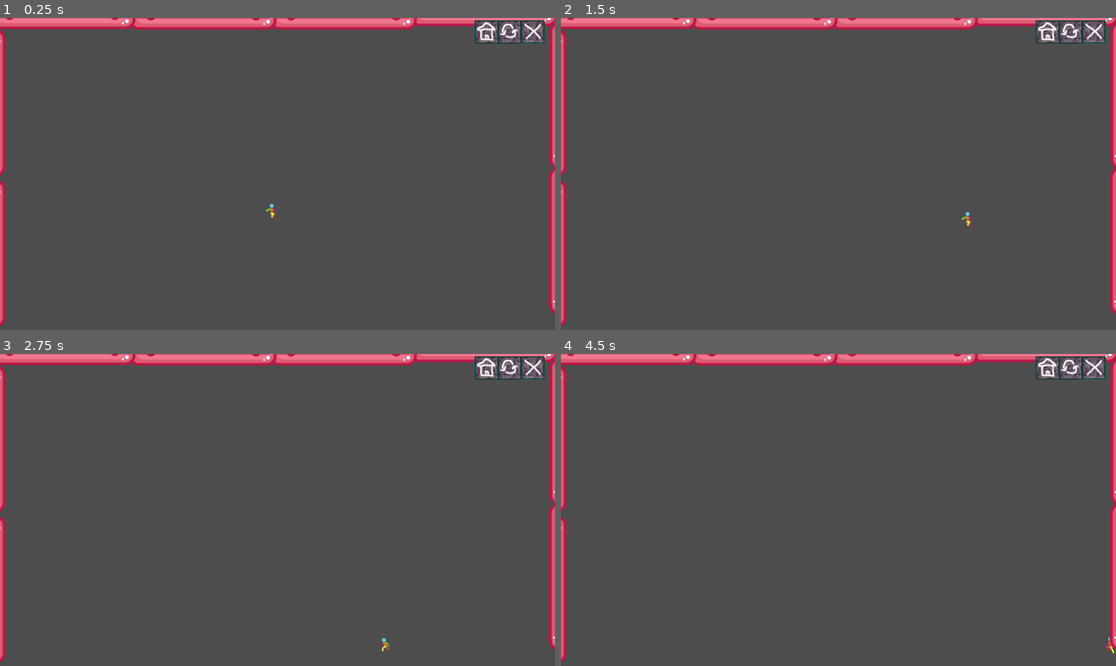
Above: before the commit, frames 1-4 (two rows, left to right).
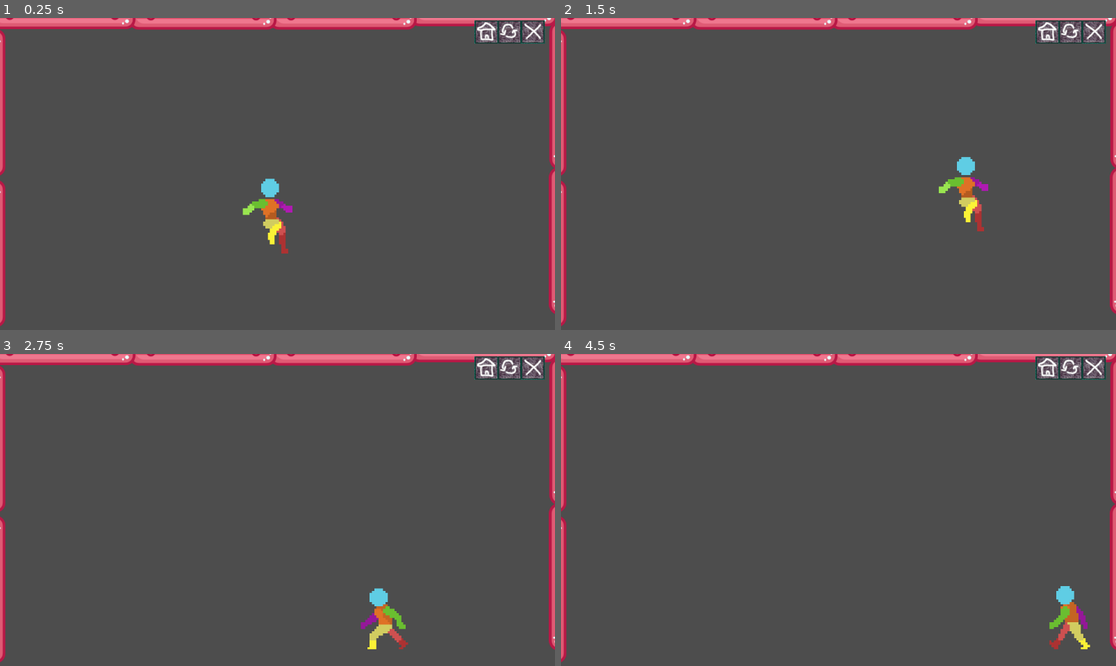
Above: after the commit, the same moments.

Repository: StevenPartridge/godot-learning
Game: Godot game, scene res://MannysWorld/MannysWorld.tscn
Two runs of this game, one before a commit and one after it. Both use one fixed random seed, a clock stepped at 60 frames per second and the inputs below. This scene is started directly instead of the project's main scene.
Inputs (mouse positions are in pixels of both pictures, inside the frame that each line leads up to):
- Up to frame 1 (0.25 s): no input
- Up to frame 2 (1.5 s): move the mouse to (960, 158) at 0.52 s; hold S (Crouch) 0.53-1.28 s; hold Right (MoveRight) from 0.53 s (still down); tap Space (Jump) at 0.77 s; move the mouse to (727, 189) at 1.27 s; tap Down (GroundPound) at 1.35 s
- Up to frame 3 (2.75 s): tap Space (Jump) at 1.52 s; move the mouse to (333, 441) at 2.02 s; release Right (MoveRight) at 2.03 s; hold A (MoveLeft) from 2.03 s (still down); hold Shift (Sprint) from 2.03 s (still down)
- Up to frame 4 (4.5 s): move the mouse to (810, 572) at 2.77 s; release A (MoveLeft) at 2.78 s; release Shift (Sprint) at 2.78 s; hold Right (MoveRight) 2.78-4.28 s; click (810, 572) at 2.85 s; tap Space (Jump) at 3.02, 3.77 s; move the mouse to (1005, 556) at 3.52 s; hold S (Crouch) 3.53-4.28 s; move the mouse to (672, 463) at 4.27 s; hold A (MoveLeft) from 4.28 s (still down); tap Down (GroundPound) at 4.35 s

The runs differ from the first frame. In frame 1, 0.8% of the frame differs, in the area x 43-53%, y 51-76%; in frame 2, 0.8%; in frame 3, 0.8%, in the area x 64-74%, y 75-96%; in frame 4, 0.8%.

Commit message:
Made Manny1 bigger for demo

Diff:
--- a/src/MannysWorld/MannysWorld.tscn
+++ b/src/MannysWorld/MannysWorld.tscn
@@ -9,3 +9,4 @@
 
 [node name="Manny1" parent="." instance=ExtResource("2_3v8xs")]
 position = Vector2(565, 367)
+scale = Vector2(4.68, 4.68)
